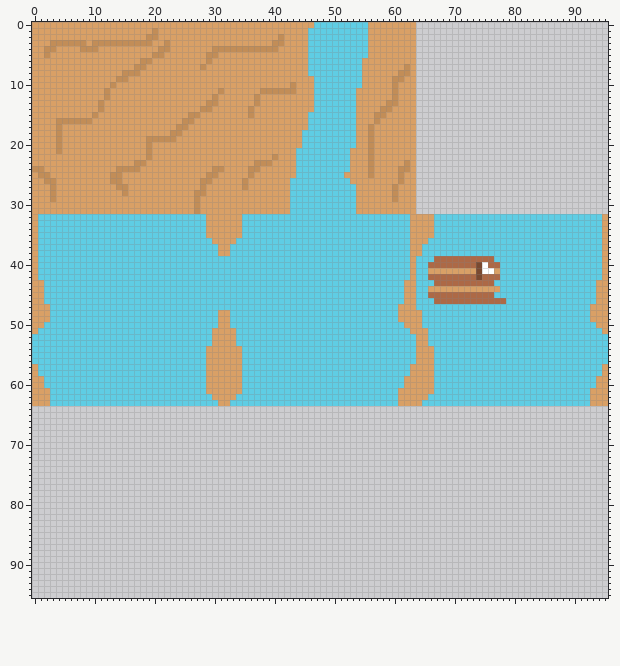
Two versions of one sprite sheet, osiris/spriteSheets/levelSheet/sandSheet.png. Above is the file before it was changed.
The file is 96x96 pixels.
Once edited:
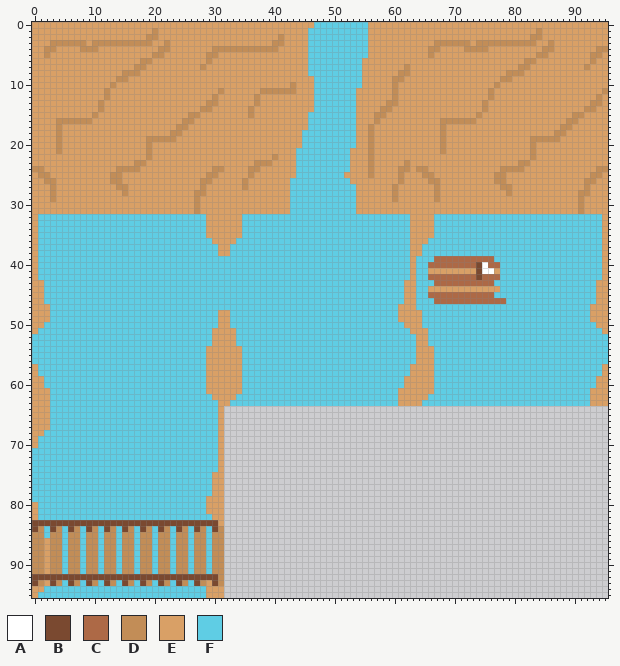
Palette (. is transparent): A #ffffff  B #7a4930  C #ad6946  D #c28d57  E #d9a066  F #5fcde4
Changes in this commit:
Changed rows in their new state; - is an unchanged pixel.
first column x 64:
 0 EEEEEEEEEEEEEEEEEEEEEEEEEEEEEEEE
 1 EEEEEEEEEEEEEEEEEEEEDEEEEEEEEEEE
 2 EEEEEEEEEEEEEEEEEEEDDEEEEEEEEEEE
 3 EEEDDDDDDEDDDDDDDDDDEEDEEEEEEEEE
 4 EEDDEEEEDDDDEEEEEEEEEDDEEEEEEEDD
 5 EEDEEEEEEEEEEEEEEEEEDDEEEEEEEDDE
 6 EEEEEEEEEEEEEEEEEEDDEEEEEEEEEDEE
 7 EEEEEEEEEEEEEEEEEDDEEEEEEEEEDEEE
 8 EEEEEEEEEEEEEEEDDDEEEEEEEEEEEEEE
 9 EEEEEEEEEEEEEEDDEEEEEEEEEEEEEEEE
10 EEEEEEEEEEEEEDEEEEEEEEEEEEEEEEEE
11 EEEEEEEEEEEEDEEEEEEEEEEEEEEEEEED
12 EEEEEEEEEEEEDEEEEEEEEEEEEEEEEEDE
13 EEEEEEEEEEEDEEEEEEEEEEEEEEEEEDDE
14 EEEEEEEEEEEDEEEEEEEEEEEEEEEEDDEE
15 EEEEEEEEEEDEEEEEEEEEEEEEEEDDEEEE
16 EEEEDDDDDDEEEEEEEEEEEEEEEDDEEEEE
17 EEEEDEEEEEEEEEEEEEEEEEEEDDEEEEEE
18 EEEEDEEEEEEEEEEEEEEEEEEDDEEEEEEE
19 EEEEDEEEEEEEEEEEEEEDDDDDEEEEEEEE
20 EEEEDEEEEEEEEEEEEEEDEEEEEEEEEEEE
21 EEEEDEEEEEEEEEEEEEEDEEEEEEEEEEEE
22 EEEEEEEEEEEEEEEEEEEDEEEEEEEEEEEE
23 EEEEEEEEEEEEEEEEEDDEEEEEEEEEEEEE
24 DDEEEEEEEEEEEEDDDDEEEEEEEEEEEEDD
25 EDDEEEEEEEEEEDDEEEEEEEEEEEEEEDDE
26 EEDDEEEEEEEEEDDEEEEEEEEEEEEEDDEE
27 EEEDEEEEEEEEEEDDEEEEEEEEEEEEDEEE
28 EEEDEEEEEEEEEEEDEEEEEEEEEEEDDEEE
29 EEEDEEEEEEEEEEEEEEEEEEEEEEEDEEEE
30 EEEEEEEEEEEEEEEEEEEEEEEEEEEDEEEE
31 EEEEEEEEEEEEEEEEEEEEEEEEEEEDEEEE
first column x 0:
64 EEEFFFFFFFFFFFFFFFFFFFFFFFFFFFFE
65 EEEFFFFFFFFFFFFFFFFFFFFFFFFFFFFE
66 EEEFFFFFFFFFFFFFFFFFFFFFFFFFFFFE
67 EEEFFFFFFFFFFFFFFFFFFFFFFFFFFFFE
68 EEFFFFFFFFFFFFFFFFFFFFFFFFFFFFFE
69 EFFFFFFFFFFFFFFFFFFFFFFFFFFFFFFE
70 EFFFFFFFFFFFFFFFFFFFFFFFFFFFFFFE
71 FFFFFFFFFFFFFFFFFFFFFFFFFFFFFFFE
72 FFFFFFFFFFFFFFFFFFFFFFFFFFFFFFFE
73 FFFFFFFFFFFFFFFFFFFFFFFFFFFFFFFE
74 FFFFFFFFFFFFFFFFFFFFFFFFFFFFFFFE
75 FFFFFFFFFFFFFFFFFFFFFFFFFFFFFFEE
76 FFFFFFFFFFFFFFFFFFFFFFFFFFFFFFEE
77 FFFFFFFFFFFFFFFFFFFFFFFFFFFFFFEE
78 FFFFFFFFFFFFFFFFFFFFFFFFFFFFFFEE
79 FFFFFFFFFFFFFFFFFFFFFFFFFFFFFEEE
80 EFFFFFFFFFFFFFFFFFFFFFFFFFFFFEEE
81 EFFFFFFFFFFFFFFFFFFFFFFFFFFFFEEE
82 EFFFFFFFFFFFFFFFFFFFFFFFFFFFFFEE
83 BBBBBBBBBBBBBBBBBBBBBBBBBBBBBBBE
84 BDFBDFBDFBDFBDFBDFBDFBDFBDFBDFBD
85 DDFDDFDDFDDFDDFDDFDDFDDFDDFDDFDD
86 DDEDDFDDFDDFDDFDDFDDFDDFDDFDDFDD
87 DDEDDFDDFDDFDDFDDFDDFDDFDDFDDFDD
88 DDEDDFDDFDDFDDFDDFDDFDDFDDFDDFDD
89 DDEDDFDDFDDFDDFDDFDDFDDFDDFDDFDD
90 DDEDDFDDFDDFDDFDDFDDFDDFDDFDDFDD
91 DDEDDFDDFDDFDDFDDFDDFDDFDDFDDFDD
92 BBBBBBBBBBBBBBBBBBBBBBBBBBBBBBBD
93 BDEBDFBDFBDFBDFBDFBDFBDFBDFBDEBD
94 EEFFFFFFFFFFFFFFFFFFFFFFFFFFFEEE
95 EFFFFFFFFFFFFFFFFFFFFFFFFFFFFEEE
Boxes around the changes in both pictures, in picture pixels (x1, y1, x2, y2):
added: (416, 22, 608, 214)
added: (32, 406, 224, 598)
